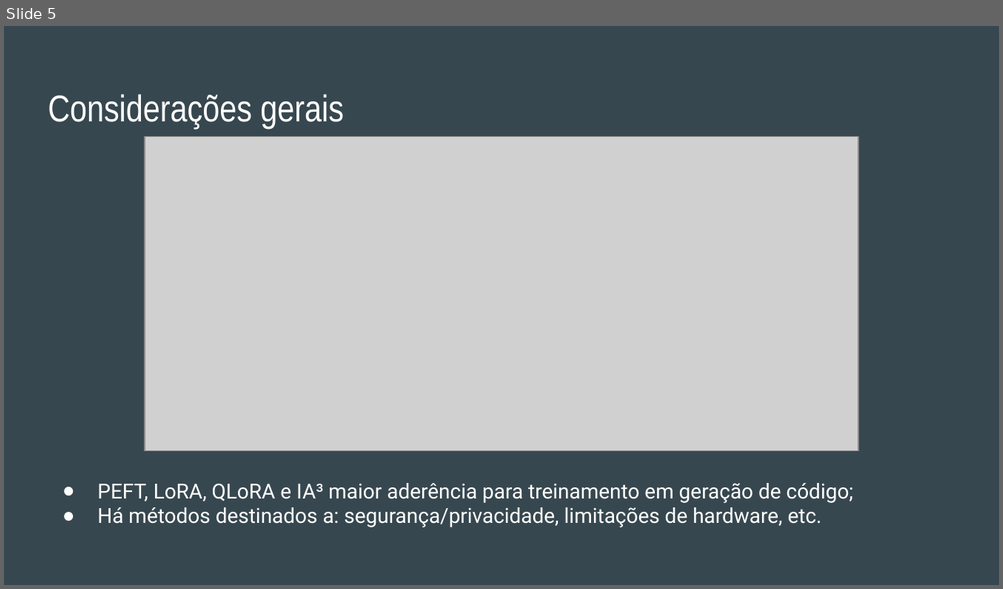
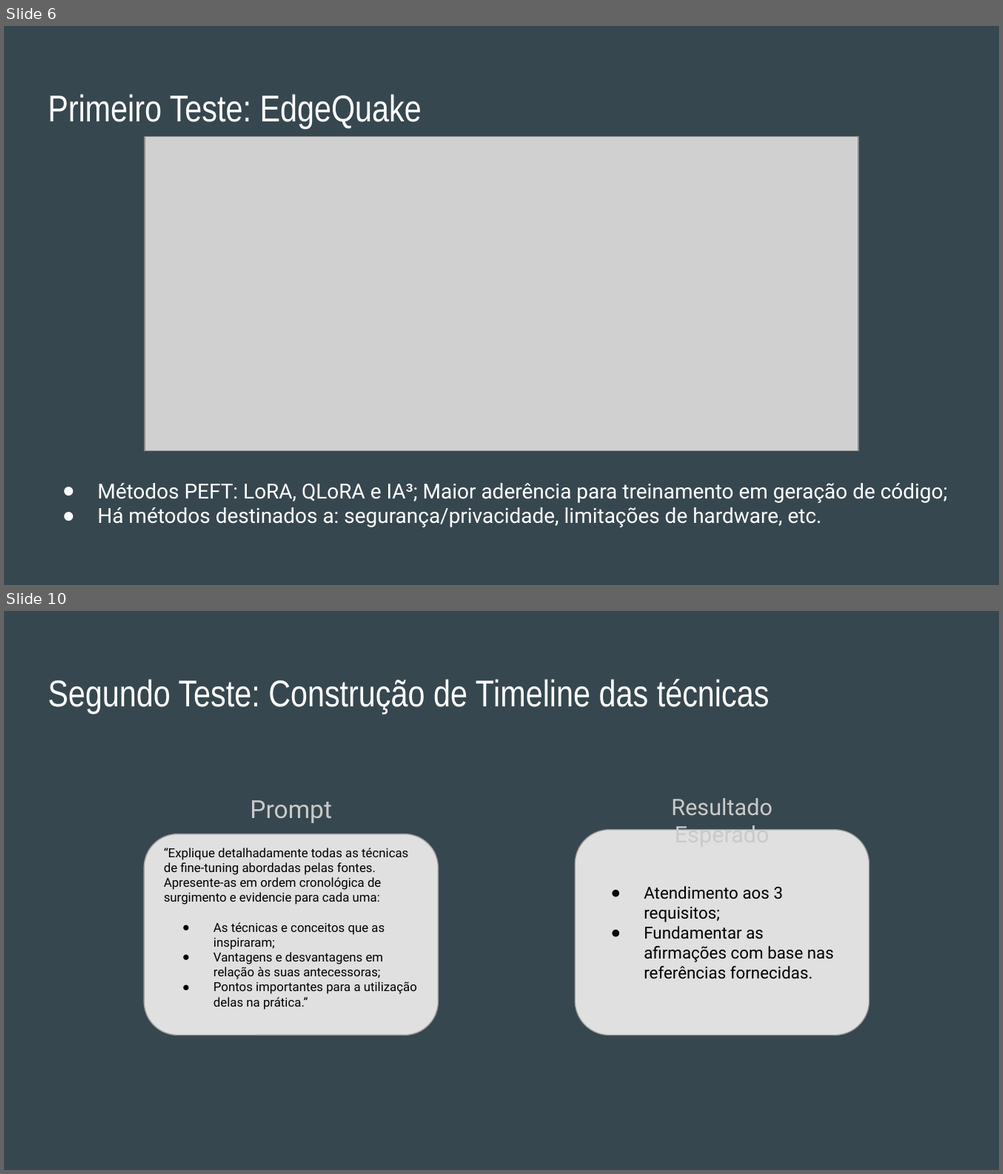
Before and after one commit to tfmiranda/ppgeec2327-t2p2, a slide deck: slides/apresentacao-t2p2.pptx. Shown one above the other, each under a label of ours: slide 5 before the commit, slides 6 and 10 after it; the slides between them are not shown. The pictures are 1003x589 and 1003x1174 pixels, drawn with LibreOffice and Linux fonts; fonts in the diff are those of the drawing; grey boxes stand for pictures. Boxes give left, top, right and bottom in pixels: in the first picture for what was removed or moved away, otherwise in the second. Text is boxed around its words. In the diff, an @@ line names an element or a change of style, - is before the commit and + after.

```diff
--- a/slides/apresentacao-t2p2.pptx
+++ b/slides/apresentacao-t2p2.pptx
@@ slide 10 added at <box>4,611,999,1170</box>, background #37474F @@
@@ title added at <box>48,679,769,714</box>, 27 pt, text #FFFFFF @@
+Segundo Teste: Construção de Timeline das técnicas
@@ text added at <box>250,800,332,823</box>, 18 pt, text #CACACA @@
+Prompt
@@ text added at <box>671,798,772,830</box>, 16.5 pt, text #CACACA @@
+Resultado Esperado
@@ rounded rectangle added at <box>575,830,869,1036</box>, fill #E0E0E0, outline #9E9E9E 0.69 pt, 12 pt, text #000000 @@
+● Atendimento aos 3 requisitos;
+● Fundamentar as afirmações com base nas referências fornecidas.
@@ rounded rectangle added at <box>145,834,438,1035</box>, fill #E0E0E0, outline #9E9E9E 0.75 pt, 9 pt, text #000000 @@
+“Explique detalhadamente todas as técnicas de fine-tuning abordadas pelas fontes. Apresente-as em ordem cronológica de surgimento e evidencie para cada uma:
+● As técnicas e conceitos que as inspiraram;
+● Vantagens e desvantagens em relação às suas antecessoras;
+● Pontos importantes para a utilização delas na prática.”
@@ what was slide 5 is now slide 6 @@
@@ slide 6 changed as well @@
@@ title at <box>48,94,421,129</box>: text changed @@
-Considerações gerais
+Primeiro Teste: EdgeQuake
@@ text at <box>97,483,948,503</box>: text changed @@
-● PEFT, LoRA, QLoRA e IA³ maior aderência para treinamento em geração de código;
+● Métodos PEFT: LoRA, QLoRA e IA³; Maior aderência para treinamento em geração de código;
```
Also in this commit, not shown: 3 other slides changed, 7 other slides added, 1 slide removed.
